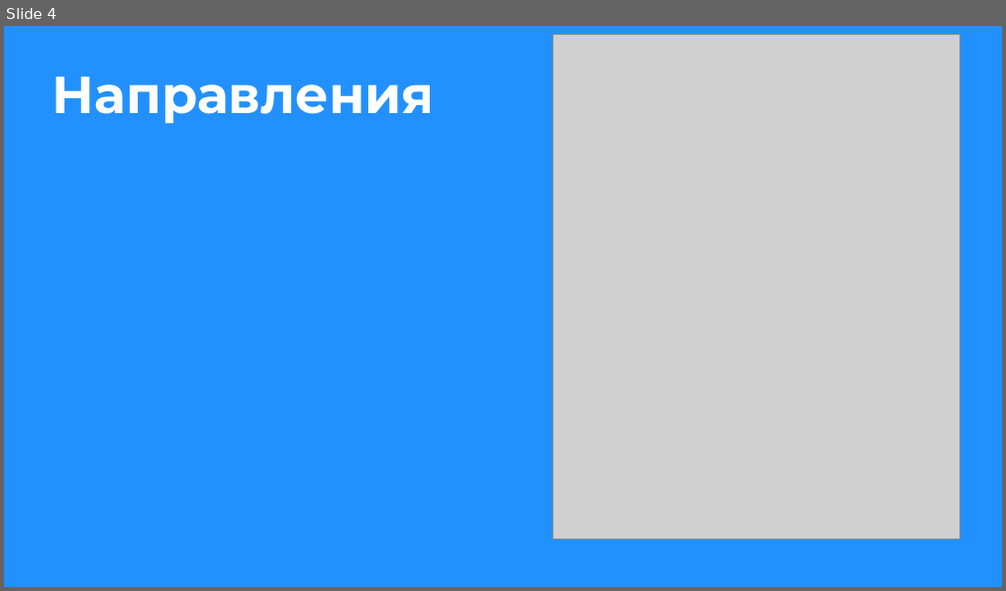
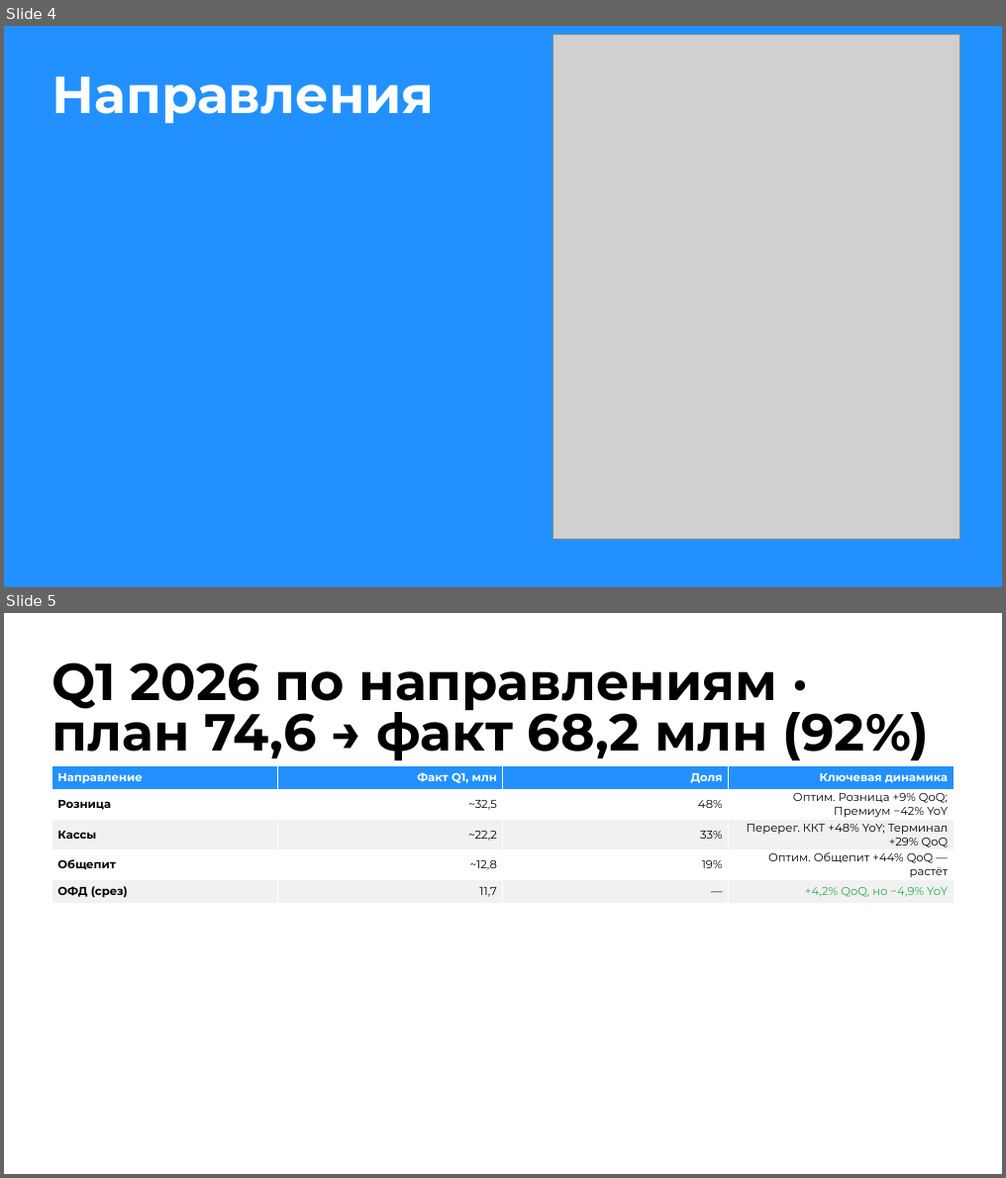
Before and after one commit to burbonivanovich-oss/google-presentation, a slide deck: Итоги Q1 2026 — Контур.pptx. Shown one above the other, each under a label of ours: slide 4 before the commit, slides 4 and 5 after it. The pictures are 1006x591 and 1006x1178 pixels, drawn with LibreOffice and Linux fonts; fonts in the diff are those of the drawing; grey boxes stand for pictures. Boxes give left, top, right and bottom in pixels: in the first picture for what was removed or moved away, otherwise in the second. Text is boxed around its words. In the diff, an @@ line names an element or a change of style, - is before the commit and + after.

```diff
--- a/Итоги Q1 2026 — Контур.pptx
+++ b/Итоги Q1 2026 — Контур.pptx
@@ slide 5 added at (4, 613, 1002, 1174), background #FEFFFE @@
@@ title added at (53, 663, 929, 761), 50 pt, text #000000, bold @@
+Q1 2026 по направлениям · план 74,6 → факт 68,2 млн (92%)
@@ table added at (52, 766, 953, 902), 5 rows, 4 columns @@
+Направление | Факт Q1, млн | Доля | Ключевая динамика
+Розница | ~32,5 | 48% | Оптим. Розница +9% QoQ; Премиум −42% YoY
+Кассы | ~22,2 | 33% | Перерег. ККТ +48% YoY; Терминал +29% QoQ
+Общепит | ~12,8 | 19% | Оптим. Общепит +44% QoQ — растёт
+ОФД (срез) | 11,7 | — | +4,2% QoQ, но −4,9% YoY
```
Also in this commit, not shown: 6 slides changed, 9 other slides added, 1 other file.
